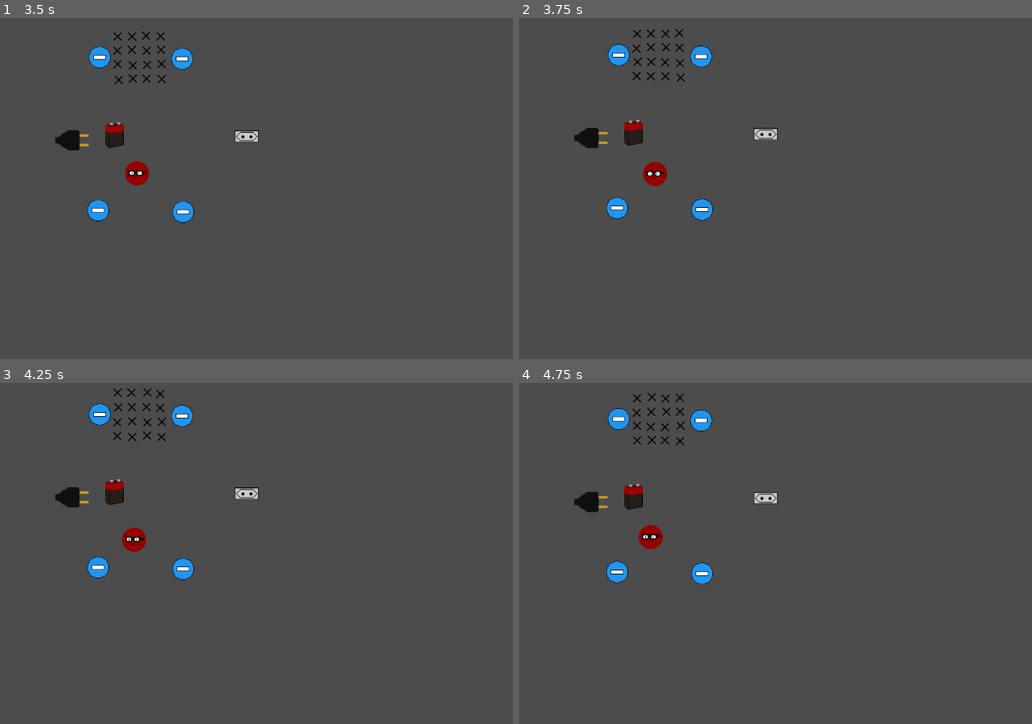
Above: before the commit, frames 1-4 (two rows, left to right).
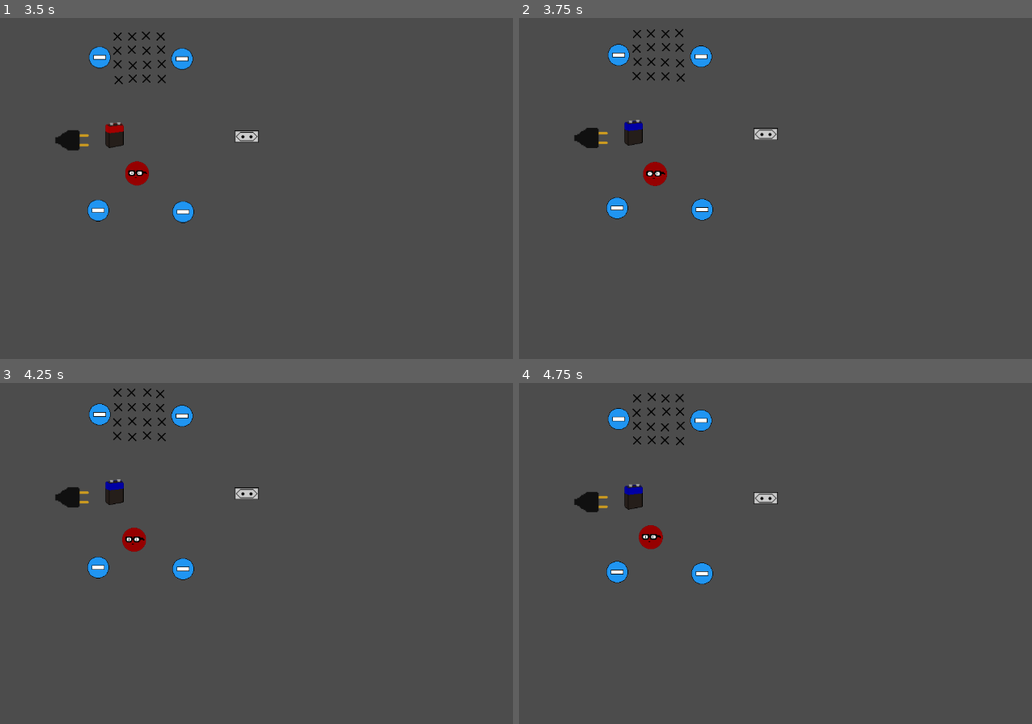
Above: after the commit, the same moments.

Repository: Gamedev-do-Hiroshi/changecharge
Game: Godot game, scene res://scenes/Fase.tscn
Same seed, same stepped clock (60 frames per second), same inputs: the game is played once before the commit and once after it.
Inputs (mouse positions are in pixels of both pictures, inside the frame that each line leads up to):
- Up to frame 1 (3.5 s): drag from (123, 215) to (164, 62) at 0.52 s; drag from (184, 205) to (138, 48) at 1.27 s; move the mouse to (97, 48) at 2.02 s; click (97, 48) at 2.17 s; drag from (184, 52) to (184, 202) at 2.77 s
- Up to frame 2 (3.75 s): drag from (631, 133) to (703, 58) at 3.52 s
- Up to frame 3 (4.25 s): no input
- Up to frame 4 (4.75 s): drag from (544, 505) to (703, 570) at 4.27 s

Frame 1 is identical in both runs. In frame 2, less than 0.1% of the frame differs, in the area x 20-25%, y 30-34%; in frame 3, less than 0.1%; in frame 4, less than 0.1%.

Commit message:
ajustes da pilha

Diff:
--- a/Game/scripts/Objetos/Pilha.gd
+++ b/Game/scripts/Objetos/Pilha.gd
@@ -7,6 +7,7 @@
 onready var pilha_menos = preload("res://assets/pilha_menos.png")
 
 var mouse_pilha = 0
+var mouse_entrou = false
 
 func _ready():
 	$Sprite.texture = pilha_mais if Carga > 0 else pilha_menos
@@ -14,12 +15,13 @@
 
 
 func _input(event):
-	if event == InputEventMouseButton and mouse_pilha%2 == 1 and event.is_pressed():
+	if mouse_entrou and event.is_pressed() and event.button_index == BUTTON_LEFT:
 		Carga = -Carga
 		$Sprite.texture = pilha_mais if Carga > 0 else pilha_menos
 
 
 func _on_Pilha_mouse_entered():
+	mouse_entrou = true
 	mouse_pilha += 1
 	if mouse_pilha == 100:
 		#cria buraco negro
@@ -27,6 +29,7 @@
 
 
 func _on_Pilha_mouse_exited():
+	mouse_entrou = false
 	mouse_pilha += 1
 	if mouse_pilha == 100:
 		#cria buraco negro
